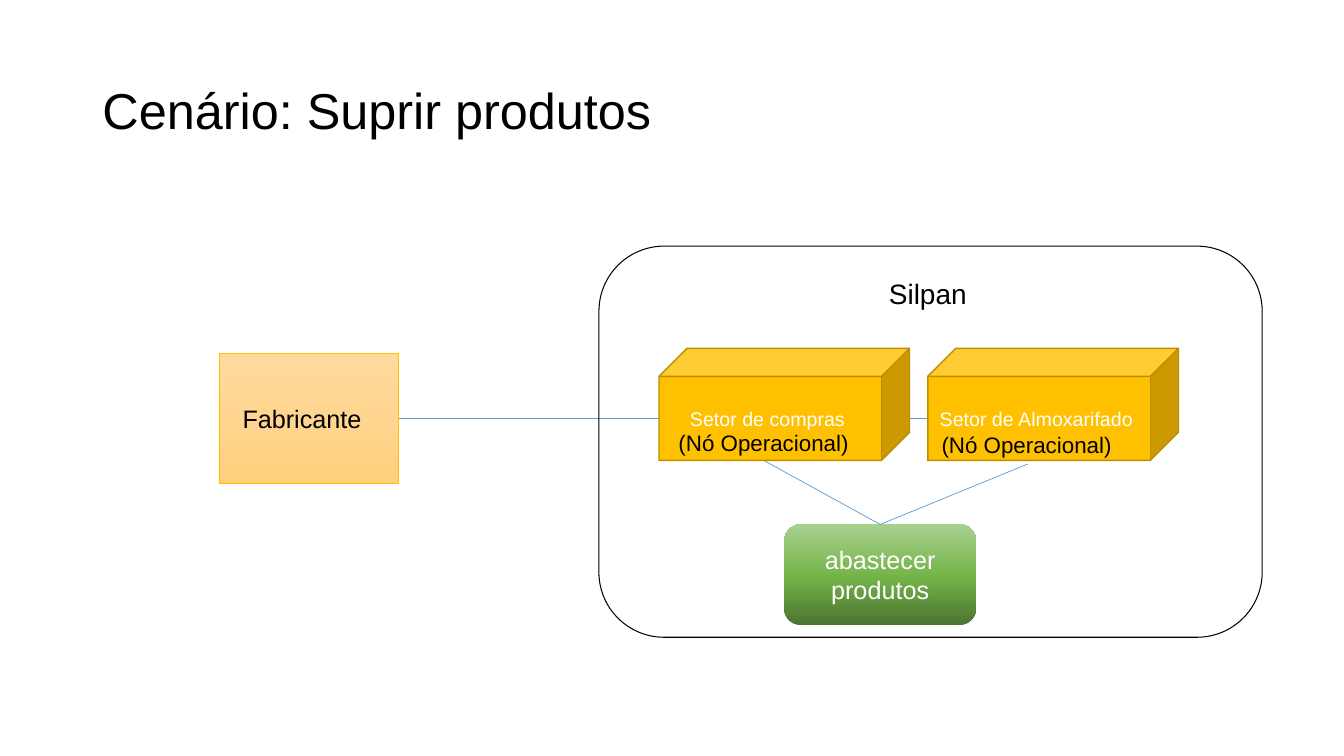
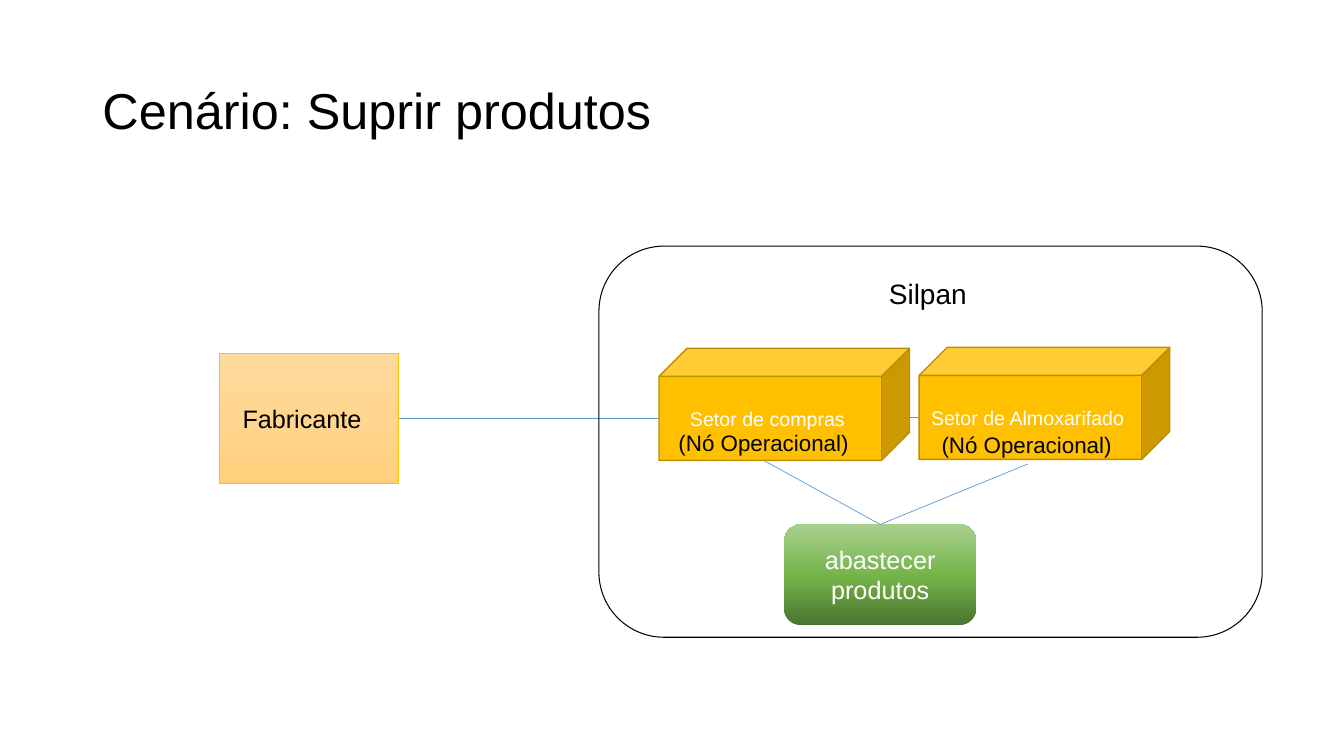
Before and after one commit to Systematicos/FindingApp, a slide deck: slide 6 of Documentation/15._Arquitetura_de_Negócio_para_cada_Cenário.pptx. Drawn at 1344x756 pixels with LibreOffice and Linux fonts; fonts in the diff are those of the drawing. Boxes give left, top, right and bottom in pixels: in the first picture for what was removed or moved away, otherwise in the second. Text is boxed around its words. In the diff, an @@ line names an element or a change of style, - is before the commit and + after.

```diff
--- a/Documentation/15._Arquitetura_de_Negócio_para_cada_Cenário.pptx
+++ b/Documentation/15._Arquitetura_de_Negócio_para_cada_Cenário.pptx
@@ cube "Setor de Almoxarifado": place and size @@
-cube "Setor de Almoxarifado" at (929, 349, 1180, 461)
+cube "Setor de Almoxarifado" at (920, 348, 1171, 460)
@@ line moved from (909, 418) - (929, 418) to (901, 417) - (920, 417) @@
```
Also in this commit, not shown: 13 other files.
